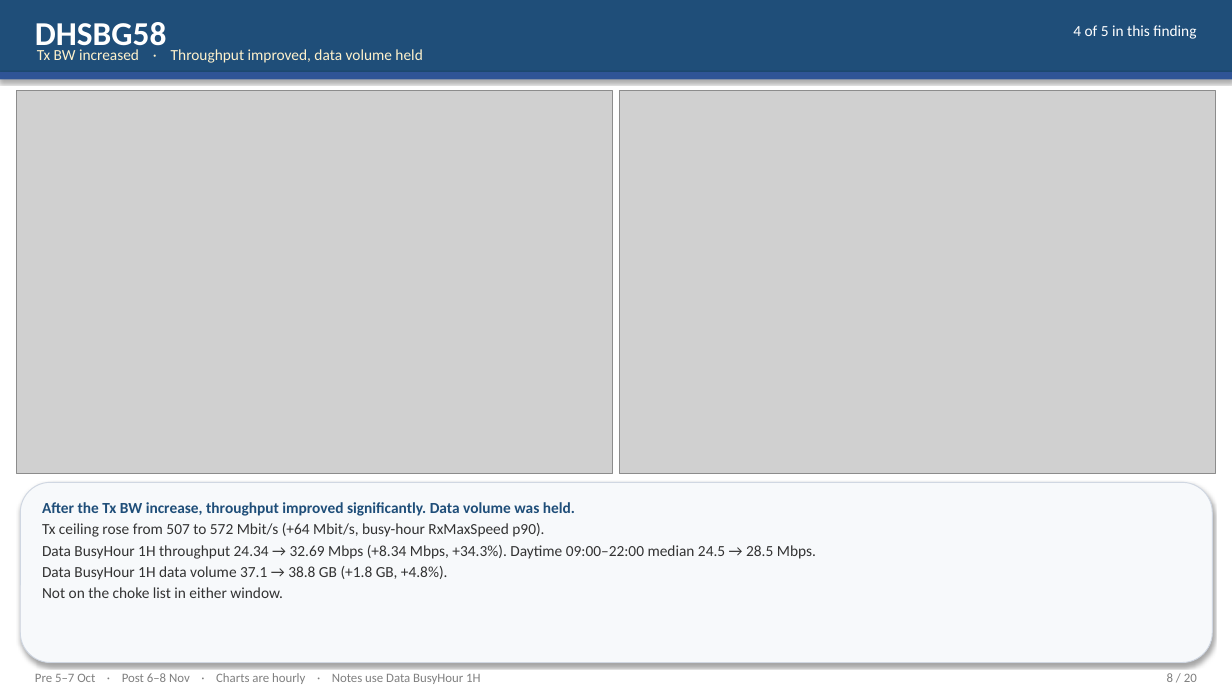
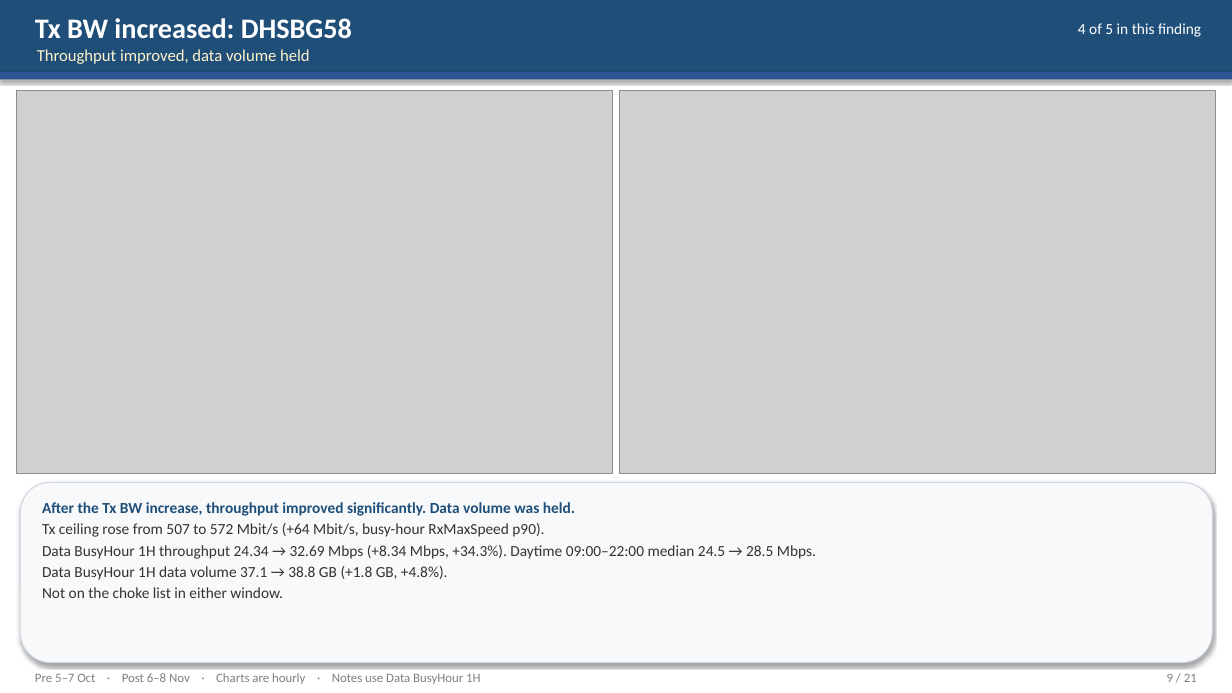
Before and after one commit to miles4482/Transport-Network-KPI-Check, a slide deck: slide 9 of Comparison_v1_Findings_5Oct_vs_6Nov.pptx (slide 8 before the commit). Drawn at 1232x693 pixels with LibreOffice and Linux fonts; fonts in the diff are those of the drawing; grey boxes stand for pictures. Boxes give left, top, right and bottom in pixels: in the first picture for what was removed or moved away, otherwise in the second. Text is boxed around its words. In the diff, an @@ line names an element or a change of style, - is before the commit and + after.

```diff
--- a/Comparison_v1_Findings_5Oct_vs_6Nov.pptx
+++ b/Comparison_v1_Findings_5Oct_vs_6Nov.pptx
@@ text at (35, 18, 352, 39): text changed; size 26 to 22 pt @@
-DHSBG58
+Tx BW increased: DHSBG58
@@ text "4 of 5 in this ...": place and size @@
-text "4 of 5 in this ..." at (1073, 25, 1196, 39)
+text "4 of 5 in this ..." at (1078, 23, 1201, 37)
@@ text at (37, 49, 310, 64): text changed; size 12 to 13 pt @@
-Tx BW increased · Throughput improved, data volume held
+Throughput improved, data volume held
@@ text at (1167, 674, 1197, 682): text changed @@
-8 / 20
+9 / 21
```
Also in this commit, not shown: 19 other slides changed, 1 slide added, 1 other file.
